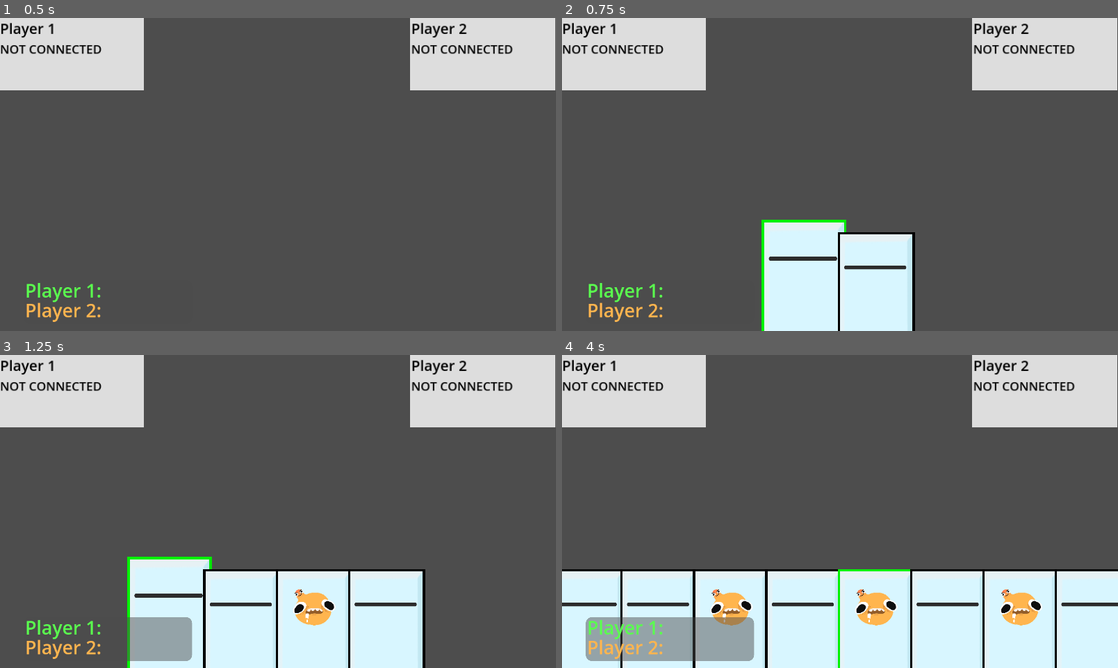
Above: before the commit, frames 1-4 (two rows, left to right).
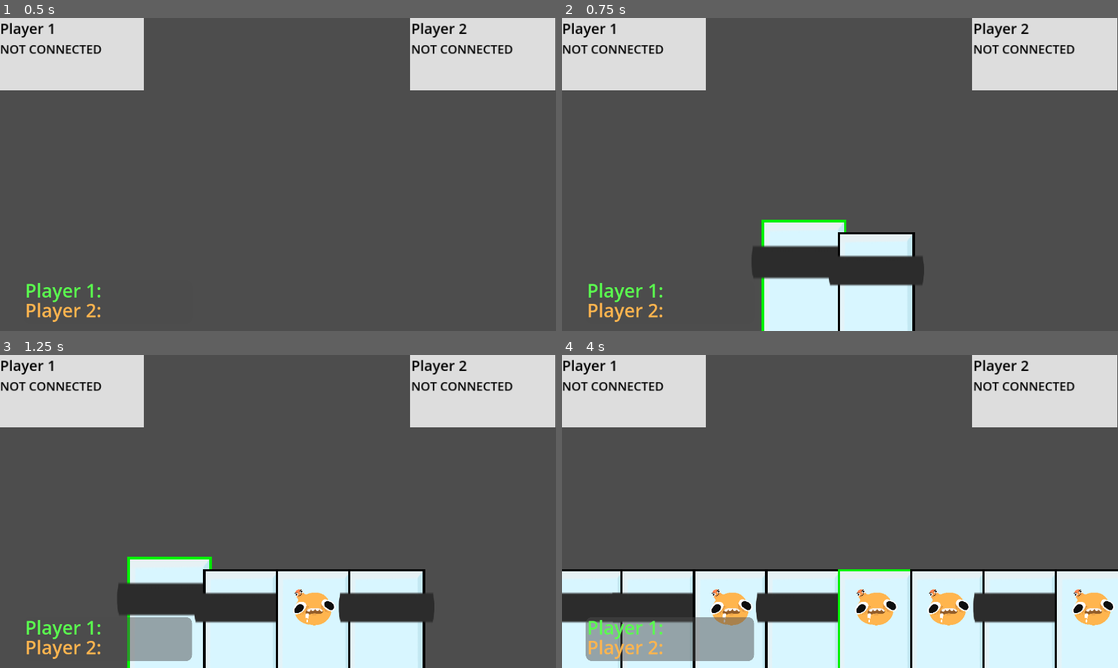
Above: after the commit, the same moments.

Repository: patator62180/GDWL_67
Game: Godot game, scene res://scenes/HUD/hud.tscn
The game is run twice, just before and just after one commit, with the same random seed, the same clock (stepped at 60 frames per second) and the same inputs. This scene is started directly instead of the project's main scene.
Inputs (mouse positions are in pixels of both pictures, inside the frame that each line leads up to):
- Up to frame 1 (0.5 s): no input
- Up to frame 2 (0.75 s): tap Enter (ui_accept) at 0.5, 0.6 s; move the mouse to (812, 237) at 0.52 s; hold Up (up) from 0.53 s (still down); click (812, 237) at 0.67 s
- Up to frame 3 (1.25 s): keep holding Up (up); tap Enter (ui_accept) at 0.77, 1.07 s
- Up to frame 4 (4 s): release Up (up) at 1.25 s; drag from (728, 624) to (812, 574) at 1.27 s; tap Enter (ui_accept) at 2, 2.3, 2.75, 3.5 s; move the mouse to (801, 624) at 2.02 s; hold Left (left) 2.03-2.75 s; click (801, 624) at 2.1 s; drag from (801, 624) to (673, 464) at 2.77 s; drag from (840, 630) to (867, 511) at 3.52 s

Frame 1 is identical in both runs. In frame 2, 2.9% of the frame differs, in the area x 34-66%, y 72-86%; in frame 3, 4.2%; in frame 4, 6.1%, in the area x 0-100%, y 74-87%.
Error in both runs: Invalid access to property or key 'array' on a base object of type 'Nil'. (res://scenes/game/ScoreControl.gd:11)

Commit message:
remplacing cards with ressources and implementing weight ponderation for draw

Diff:
--- a/scenes/cards/card.gd
+++ b/scenes/cards/card.gd
@@ -7,23 +7,20 @@
 @export var outline : Control
 @export var default_color : Color
 @export var selected_color : Color
+@export var icon : TextureRect
+
+var resource : Resource
 
 var card_id = -1
 
-# Called when the node enters the scene tree for the first time.
-func _ready():
-    pass # Replace with function body.
-
-
-# Called every frame. 'delta' is the elapsed time since the previous frame.
-func _process(delta):
-    pass
+func init(_resource : Resource):
+    resource = _resource
+    icon.set_texture(resource.icon)
 
 func _on_gui_input(event):
     if event is InputEventMouseButton:
         card_clicked.emit(card_id)
         outline.modulate = selected_color
-
 
 
 func _on_mouse_entered():
@@ -37,4 +34,4 @@
     outline.modulate = default_color
 
 func get_type():
-    assert(false, "this should be override by child classes")
+    return resource.type
--- a/scenes/cards/card.tscn
+++ b/scenes/cards/card.tscn
@@ -3,7 +3,7 @@
 [ext_resource type="Script" path="res://scenes/cards/card.gd" id="1_7d03g"]
 [ext_resource type="Texture2D" uid="uid://qfq8gm06d23p" path="res://sprites/tuile_blue.png" id="2_300yh"]
 
-[node name="Card" type="Control" node_paths=PackedStringArray("outline")]
+[node name="Card" type="Control" node_paths=PackedStringArray("outline", "icon")]
 custom_minimum_size = Vector2(150, 0)
 layout_mode = 3
 anchors_preset = 7
@@ -20,6 +20,7 @@
 script = ExtResource("1_7d03g")
 outline = NodePath("Outline")
 selected_color = Color(0, 1, 0, 1)
+icon = NodePath("Icon")
 
 [node name="Outline" type="TextureRect" parent="."]
 modulate = Color(0, 0, 0, 1)
@@ -52,6 +53,20 @@
 grow_vertical = 2
 texture = ExtResource("2_300yh")
 
+[node name="Icon" type="TextureRect" parent="."]
+layout_mode = 1
+anchors_preset = 8
+anchor_left = 0.5
+anchor_top = 0.5
+anchor_right = 0.5
+anchor_bottom = 0.5
+offset_left = -50.0
+offset_top = -100.0
+offset_right = 50.0
+offset_bottom = 6.10352e-05
+grow_horizontal = 2
+grow_vertical = 2
+
 [connection signal="gui_input" from="." to="." method="_on_gui_input"]
 [connection signal="mouse_entered" from="." to="." method="_on_mouse_entered"]
 [connection signal="mouse_exited" from="." to="." method="_on_mouse_exited"]
--- /dev/null
+++ b/scenes/cards/card_resource.gd
@@ -0,0 +1,5 @@
+extends Resource
+
+@export var icon : Texture2D
+@export var type : String
+@export var weight : int
--- a/scenes/cards/hand.gd
+++ b/scenes/cards/hand.gd
@@ -3,19 +3,24 @@
 class_name Hand
 
 var cards = []
-var cards_loaded = []
+var card_ressources = []
 var card_width = 150
 
 var card_count = 0
 var selected_card_index = -1
 var selected_card
+var card_scene
+var total_weight = 0
 
 signal card_selected(cardType : String)
 
 # Called when the node enters the scene tree for the first time.
 func _ready():
-    cards_loaded.append(preload("res://scenes/cards/movement_card.tscn"))
-    cards_loaded.append(preload("res://scenes/cards/wall_card.tscn"))
+    card_ressources.append(preload("res://scenes/cards/movement_card.tres"))
+    card_ressources.append(preload("res://scenes/cards/wall_card.tres"))
+    card_scene = preload("res://scenes/cards/card.tscn")
+    for ressource in card_ressources:
+        total_weight += ressource.weight
     pass
 
 # Called every frame. 'delta' is the elapsed time since the previous frame.
@@ -26,9 +31,23 @@
         unselect_selected_card()
     pass
 
+func get_card_index() -> int:
+    var rand = randi_range(0,total_weight-1)
+    var weight = 0
+    for i in range(0, card_ressources.size()):
+        weight += card_ressources[i].weight
+        print(weight)
+        if(rand<weight):
+            return i
+    assert(false, "total_weight < rand")
+    return 0
+
 func draw():
-    var card_index = randi_range(0,cards_loaded.size()-1)
-    var card = cards_loaded[card_index].instantiate() as Card
+    var card_index = get_card_index()
+    var card_ressource = card_ressources[card_index]
+    var card = card_scene.instantiate() as Card
+    card.init(card_ressource)
+
     add_child(card)
 
     card_count += 1
--- a/scenes/cards/movement_card.gd
+++ /dev/null
@@ -1,5 +0,0 @@
-extends Card
-
-
-func get_type():
-    return "Movement"
--- /dev/null
+++ b/scenes/cards/movement_card.tres
@@ -0,0 +1,10 @@
+[gd_resource type="Resource" load_steps=3 format=3 uid="uid://u4r5dn3womcs"]
+
+[ext_resource type="Texture2D" uid="uid://bw52dcpcy8bxh" path="res://sprites/baldur.png" id="1_ivios"]
+[ext_resource type="Script" path="res://scenes/cards/card_resource.gd" id="2_x4hco"]
+
+[resource]
+script = ExtResource("2_x4hco")
+icon = ExtResource("1_ivios")
+type = "Movement"
+weight = 10
--- a/scenes/cards/movement_card.tscn
+++ /dev/null
@@ -1,23 +0,0 @@
-[gd_scene load_steps=4 format=3 uid="uid://c8m0c3udwoj23"]
-
-[ext_resource type="PackedScene" uid="uid://w8glstws2q30" path="res://scenes/cards/card.tscn" id="1_6rxju"]
-[ext_resource type="Script" path="res://scenes/cards/movement_card.gd" id="2_cdgct"]
-[ext_resource type="Texture2D" uid="uid://bw52dcpcy8bxh" path="res://sprites/baldur.png" id="3_kusda"]
-
-[node name="Card" instance=ExtResource("1_6rxju")]
-script = ExtResource("2_cdgct")
-
-[node name="Icon" type="TextureRect" parent="." index="2"]
-layout_mode = 1
-anchors_preset = 8
-anchor_left = 0.5
-anchor_top = 0.5
-anchor_right = 0.5
-anchor_bottom = 0.5
-offset_left = -50.0
-offset_top = -100.0
-offset_right = 50.0
-offset_bottom = 6.10352e-05
-grow_horizontal = 2
-grow_vertical = 2
-texture = ExtResource("3_kusda")
--- a/scenes/cards/wall_card.gd
+++ /dev/null
@@ -1,5 +0,0 @@
-extends Card
-
-
-func get_type():
-    return "Wall"
--- /dev/null
+++ b/scenes/cards/wall_card.tres
@@ -0,0 +1,10 @@
+[gd_resource type="Resource" load_steps=3 format=3 uid="uid://b04li8a4ocs22"]
+
+[ext_resource type="Script" path="res://scenes/cards/card_resource.gd" id="1_53hyi"]
+[ext_resource type="Texture2D" uid="uid://bps2mwf4l2yxg" path="res://sprites/wall.png" id="1_h47ax"]
+
+[resource]
+script = ExtResource("1_53hyi")
+icon = ExtResource("1_h47ax")
+type = "Wall"
+weight = 8
--- a/scenes/cards/wall_card.tscn
+++ /dev/null
@@ -1,24 +0,0 @@
-[gd_scene load_steps=4 format=3 uid="uid://cfslk8ck1ypoe"]
-
-[ext_resource type="PackedScene" uid="uid://w8glstws2q30" path="res://scenes/cards/card.tscn" id="1_e5js5"]
-[ext_resource type="Script" path="res://scenes/cards/wall_card.gd" id="2_dbjal"]
-[ext_resource type="Texture2D" uid="uid://bps2mwf4l2yxg" path="res://sprites/wall.png" id="3_aqwcb"]
-
-[node name="Card" instance=ExtResource("1_e5js5")]
-script = ExtResource("2_dbjal")
-
-[node name="Icon" type="TextureRect" parent="." index="2"]
-layout_mode = 1
-anchors_preset = 8
-anchor_left = 0.5
-anchor_top = 0.5
-anchor_right = 0.5
-anchor_bottom = 0.5
-offset_left = -67.0
-offset_top = -63.0
-offset_right = 193.0
-offset_bottom = -37.0
-grow_horizontal = 2
-grow_vertical = 2
-scale = Vector2(0.5, 0.5)
-texture = ExtResource("3_aqwcb")
--- a/scenes/game/background_music.tscn
+++ b/scenes/game/background_music.tscn
@@ -7,4 +7,3 @@
 [node name="BGMusic" type="AudioStreamPlayer" parent="."]
 stream = ExtResource("1_kltoi")
 volume_db = -3.619
-autoplay = true
